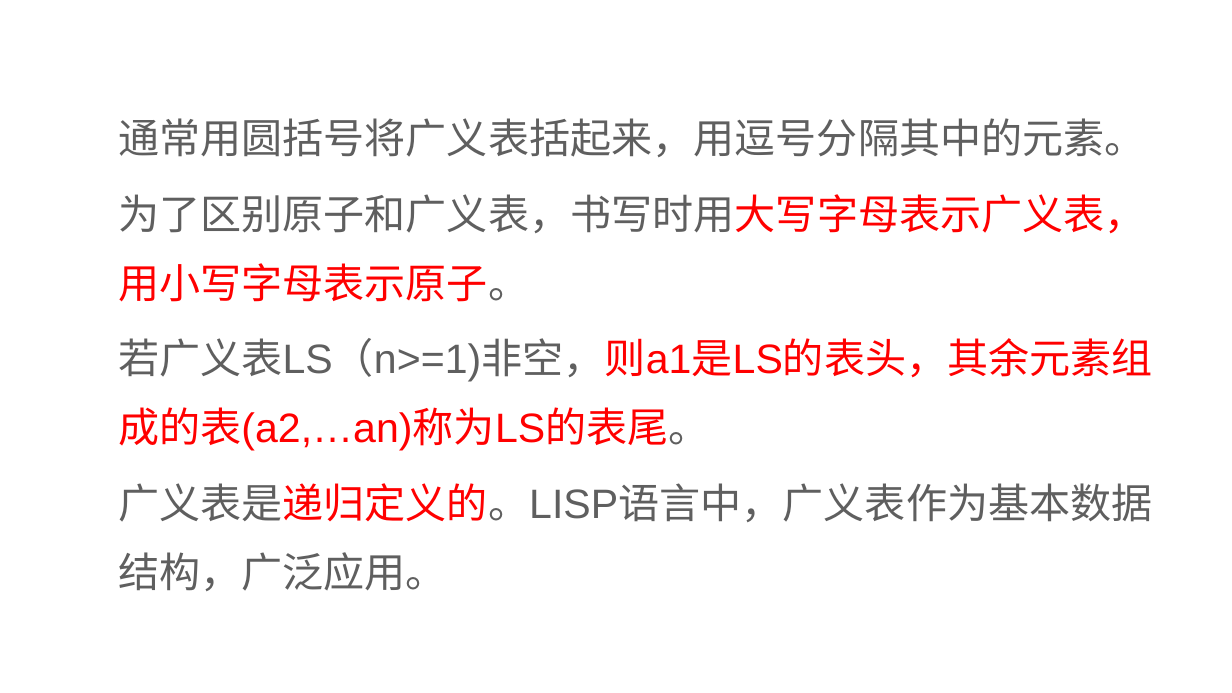
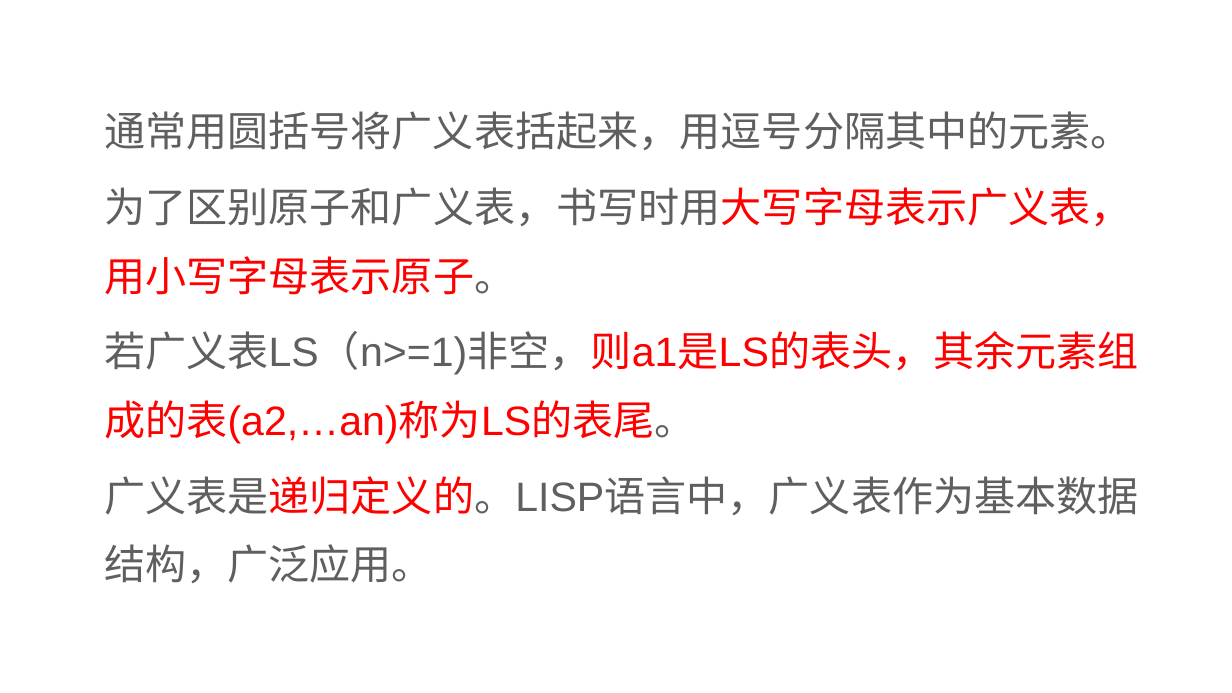
Before and after one commit to liupengyuan/Data_structure, a slide deck: slide 150 of 11.ppt (slide 149 before the commit). Drawn at 1232x693 pixels with LibreOffice and Linux fonts; fonts in the diff are those of the drawing. Boxes give left, top, right and bottom in pixels: in the first picture for what was removed or moved away, otherwise in the second. Text is boxed around its words. In the diff, an @@ line names an element or a change of style, - is before the commit and + after.

```diff
--- a/11.ppt
+++ b/11.ppt
@@ text "通常用圆括号将广义表括起来，用逗号分隔其中的元素。": place and size @@
-text "通常用圆括号将广义表括起来，用逗号分隔其中的元素。" at (118, 118, 1153, 591)
+text "通常用圆括号将广义表括起来，用逗号分隔其中的元素。" at (104, 111, 1139, 583)
```
Also in this commit, not shown: 10 other slides changed, 1 slide added.
